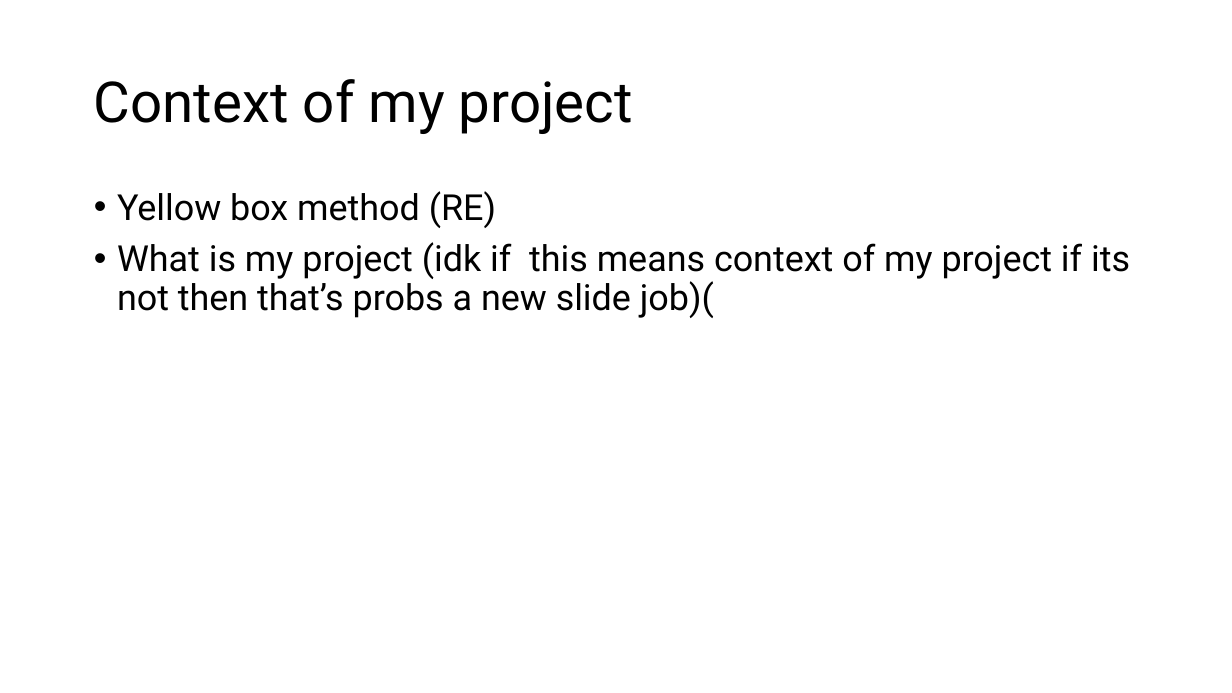
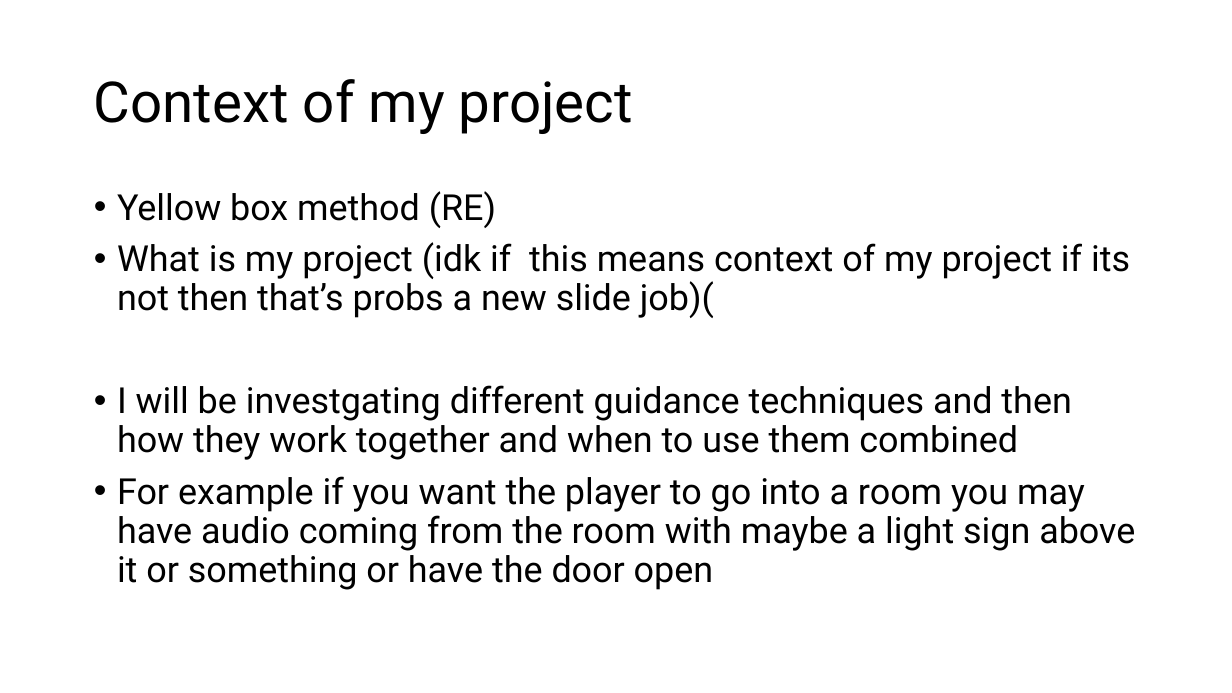
Before and after one commit to Mdot5596/MA-Dissertation, a slide deck: slide 2 of Project Proposal/GAM708 Proposal Presentation.pptx. Drawn at 1232x693 pixels with LibreOffice and Linux fonts; fonts in the diff are those of the drawing. Boxes give left, top, right and bottom in pixels: in the first picture for what was removed or moved away, otherwise in the second. Text is boxed around its words. In the diff, an @@ line names an element or a change of style, - is before the commit and + after.

```diff
--- a/Project Proposal/GAM708 Proposal Presentation.pptx
+++ b/Project Proposal/GAM708 Proposal Presentation.pptx
@@ text at <box>117,385,1135,590</box>: paragraphs added @@
+• I will be investgating different guidance techniques and then how they work together and when to use them combined
+• For example if you want the player to go into a room you may have audio coming from the room with maybe a light sign above it or something or have the door open
```
Also in this commit, not shown: 1 other slide changed, 1 other file.
